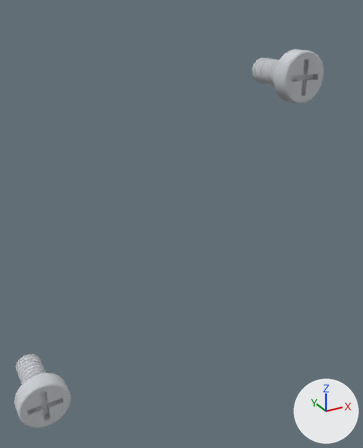
A saved change to the OBJ model mechanical/Circuit_Models/PCB_Fasteners.obj.
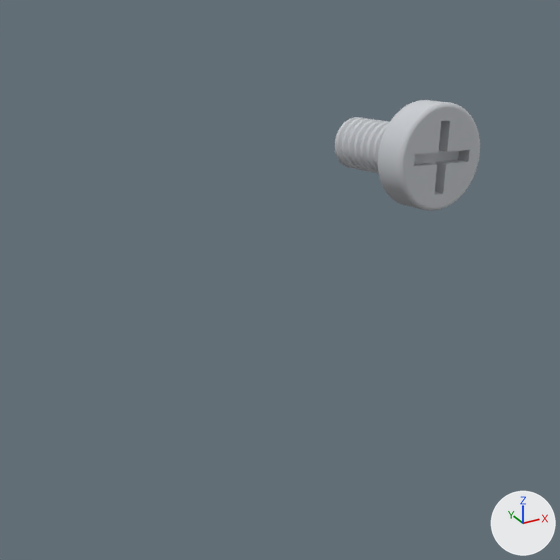
Each version is shown whole from a 50 mm camera at (-15.6, -39.5, 15.8) aimed at (1.5, -8.4, 0.2), then close up on the part from 24% to 100% of the width and 0% to 62% of the height. Arrows for +X, +Y and +Z are at lower right; the lights stay in place. The first two pictures are the older version. Where no turn or scale is listed for an object, it has been applied to the vertices. Vertices at exactly the same position are counted once.

The older version as bpy lines, for what is in view:
```python
me_pcb_fasteners = bpy.data.meshes.new('PCB_Fasteners')
me_pcb_fasteners.from_pydata(...)  # 11344 vertices, 22680 faces; spans x -12.6..12.6, y -10.4..-5.1, z -12.6..12.6
me_pcb_fasteners.materials.append(mat_pcb_fasteners_0)  # light grey #c8cbd0
ob_pcb_fasteners = bpy.data.objects.new('PCB_Fasteners', me_pcb_fasteners)
ob_pcb_fasteners.location = (0.0, 0.0, 0.0)
```
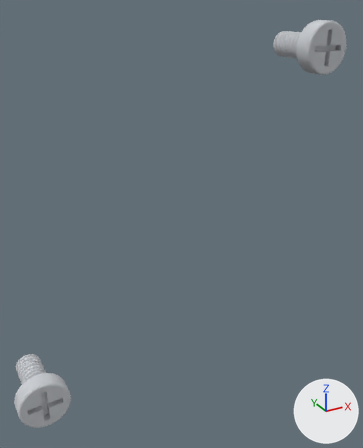
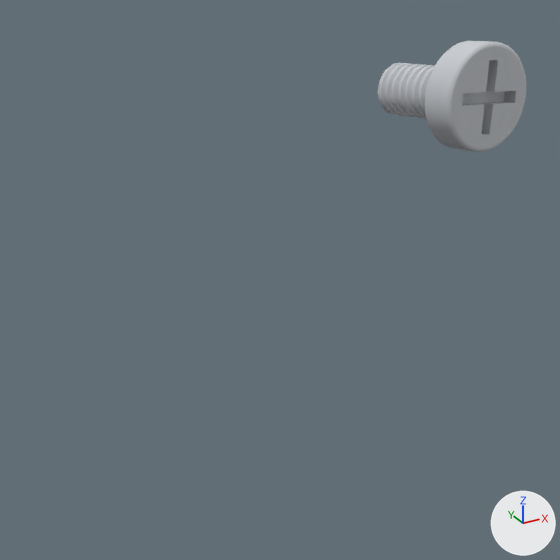
The newer file is also turned or shifted as a whole; pictures and numbers use the older file's frame.

Pixel boxes [x1, y1, x2, y2] of what changed, in the close-ups (560 x 560 px):
'PCB_Fasteners', reshaped: before [335, 100, 480, 211]; after [378, 41, 526, 152]

Patch to the scene script:
```diff
--- a/mechanical/Circuit_Models/PCB_Fasteners.obj.py
+++ b/mechanical/Circuit_Models/PCB_Fasteners.obj.py
@@ me_pcb_fasteners @@
 # used by ob_pcb_fasteners; location = (0.0, 0.0, 0.0)
-me_pcb_fasteners.from_pydata(...)  # 11344 vertices, 22680 faces; spans x -12.6..12.6, y -10.4..-5.1, z -12.6..12.6
+me_pcb_fasteners.from_pydata(...)  # 11344 vertices, 22680 faces; spans x -12.6..14.6, y -10.4..-5.1, z -12.6..14.6
+# me_pcb_fasteners part 1: the loose piece of 5672 vertices spanning x 8.8..12.6, y -10.4..-5.1, z 8.8..12.6 is moved by (2.0, 0.0, 2.0)
 me_pcb_fasteners.materials.append(mat_pcb_fasteners_0)
```
